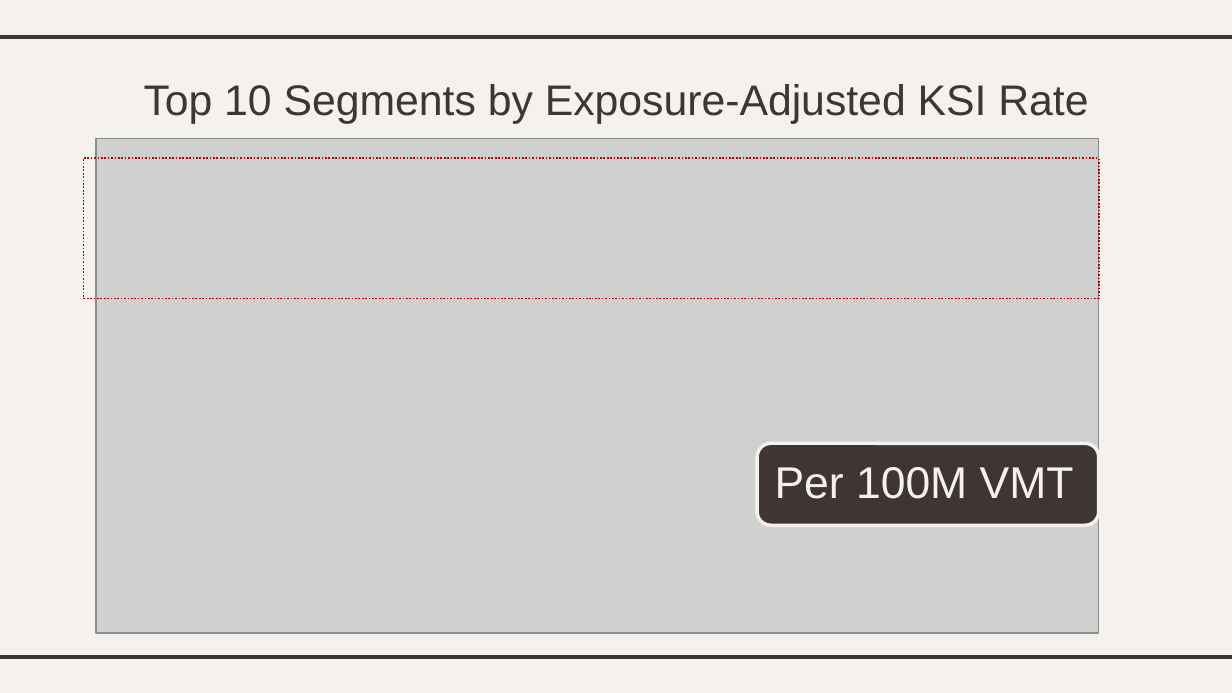
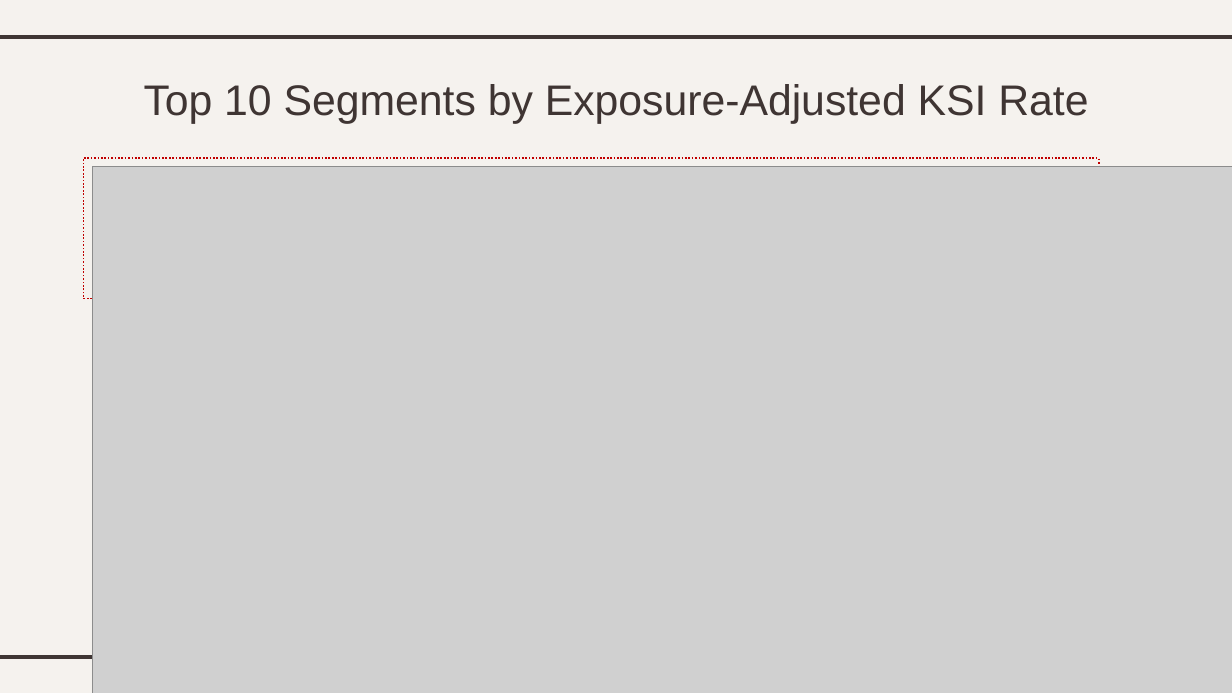
Before and after one commit to dtarek41/montgomery-crash-safety-capstone, a slide deck: slide 19 of deliverables/montgomery_crash_safety_presentation.pptx. Drawn at 1232x693 pixels with LibreOffice and Linux fonts; fonts in the diff are those of the drawing; grey boxes stand for pictures. Boxes give left, top, right and bottom in pixels: in the first picture for what was removed or moved away, otherwise in the second. Text is boxed around its words. In the diff, an @@ line names an element or a change of style, - is before the commit and + after.

```diff
--- a/deliverables/montgomery_crash_safety_presentation.pptx
+++ b/deliverables/montgomery_crash_safety_presentation.pptx
@@ picture removed at box(96, 138, 1099, 632) @@
@@ picture added at box(92, 166, 1232, 693) @@
@@ rounded rectangle removed at box(758, 444, 1099, 526) @@
@@ text removed at box(775, 467, 1074, 499) @@
-Per 100M VMT
```
Also in this commit, not shown: 12 other slides changed, 2 slides added, 2 slides removed, 31 other files.
